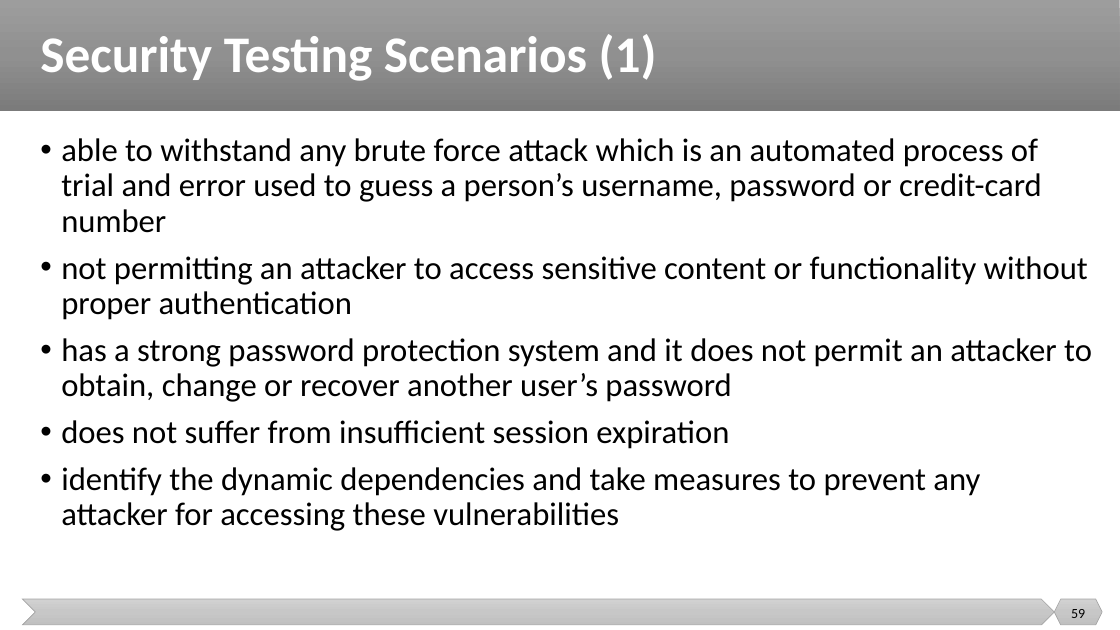
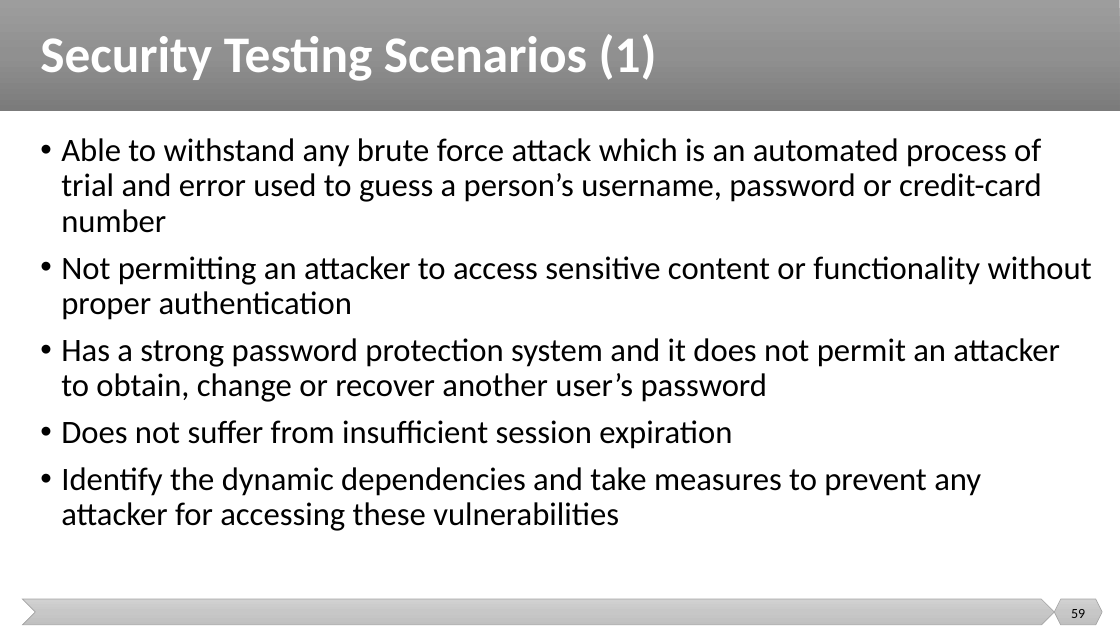
Before and after one commit to malenezi/malenezi, a slide deck: slide 59 of new_SE401/Lectures/10-Advanced Topics/Advanced Topics.pptx. Drawn at 1120x630 pixels with LibreOffice and Linux fonts; fonts in the diff are those of the drawing. Boxes give left, top, right and bottom in pixels: in the first picture for what was removed or moved away, otherwise in the second. Text is boxed around its words. In the diff, an @@ line names an element or a change of style, - is before the commit and + after.

```diff
--- a/new_SE401/Lectures/10-Advanced Topics/Advanced Topics.pptx
+++ b/new_SE401/Lectures/10-Advanced Topics/Advanced Topics.pptx
@@ text at box(61, 138, 1092, 531): text changed @@
-• able to withstand any brute force attack which is an automated process of trial and error used to guess a person’s username, password or credit-card number
-• not permitting an attacker to access sensitive content or functionality without proper authentication
-• has a strong password protection system and it does not permit an attacker to obtain, change or recover another user’s password
-• does not suffer from insufficient session expiration
-• identify the dynamic dependencies and take measures to prevent any attacker for accessing these vulnerabilities
+• Able to withstand any brute force attack which is an automated process of trial and error used to guess a person’s username, password or credit-card number
+• Not permitting an attacker to access sensitive content or functionality without proper authentication
+• Has a strong password protection system and it does not permit an attacker to obtain, change or recover another user’s password
+• Does not suffer from insufficient session expiration
+• Identify the dynamic dependencies and take measures to prevent any attacker for accessing these vulnerabilities
```
Also in this commit, not shown: 20 other slides changed, 3 slides added, 2 other files.
